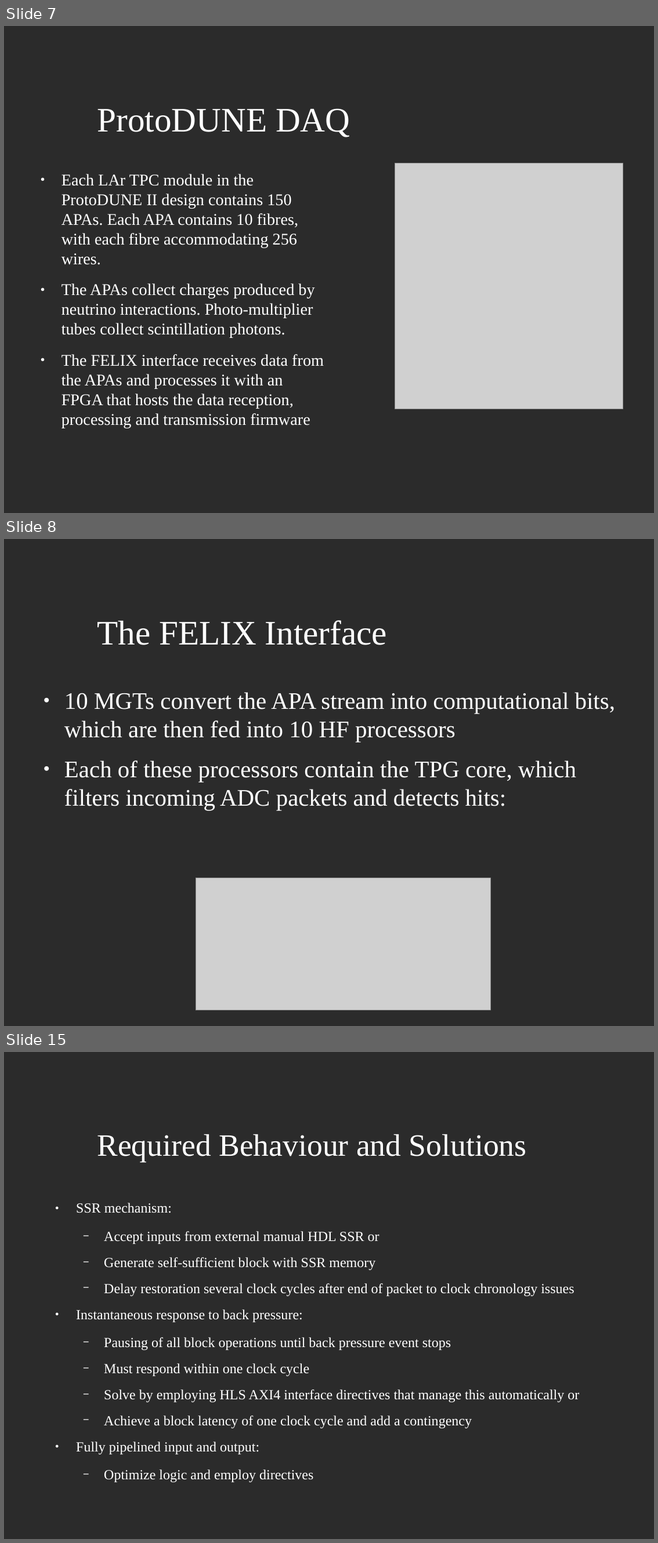
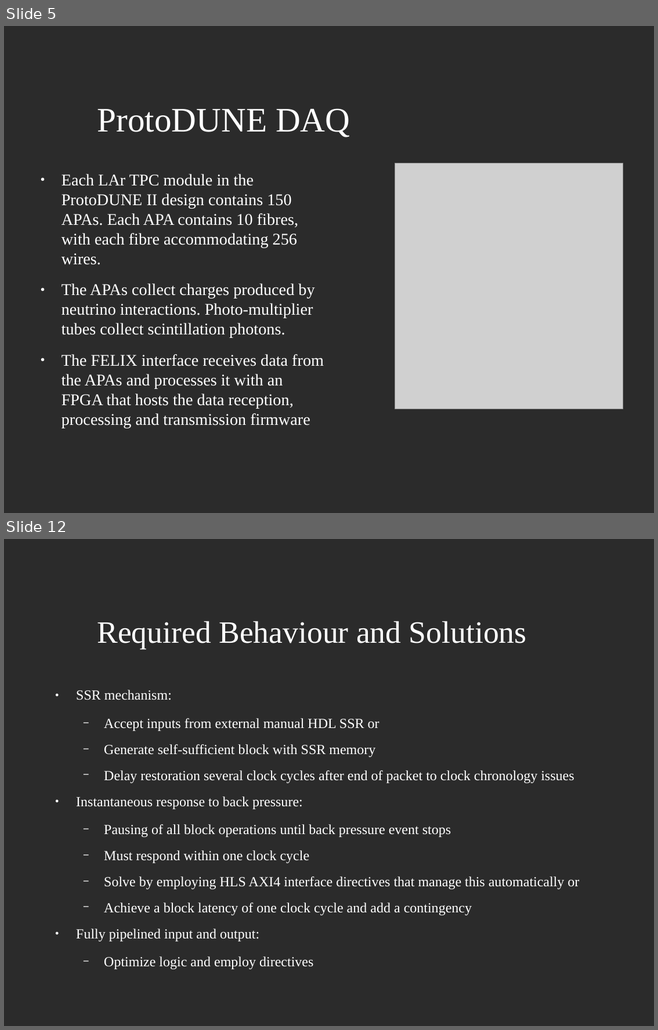
Before and after one commit to JoshCodesPhysics/dune_project, a slide deck: dune_notes/dune_pres/dune_project_pres.odp. Shown one above the other, each under a label of ours: slides 7, 8 and 15 before the commit, slides 5 and 12 after it; the slides between them are not shown. The pictures are 658x1543 and 658x1030 pixels, drawn with LibreOffice and Linux fonts; fonts in the diff are those of the drawing; grey boxes stand for pictures; background and template pictures are left out; a plain dark background stands for a picture behind light text. Boxes give left, top, right and bottom in pixels: in the first picture for what was removed or moved away, otherwise in the second. Text is boxed around its words. In the diff, an @@ line names an element or a change of style, - is before the commit and + after.

```diff
--- a/dune_notes/dune_pres/dune_project_pres.odp
+++ b/dune_notes/dune_pres/dune_project_pres.odp
@@ slide 8 removed at (4,539,654,1026), background picture (left out) @@
@@ title removed at (97,620,387,645) @@
-The FELIX Interface
@@ text removed at (64,692,615,810) @@
-● 10 MGTs convert the APA stream into computational bits, which are then fed into 10 HF processors
-● Each of these processors contain the TPG core, which filters incoming ADC packets and detects hits:
@@ picture removed at (195,878,490,1011) @@
@@ what was slide 7 is now slide 5 @@
@@ what was slide 15 is now slide 12 @@
```
Also in this commit, not shown: 4 slides changed, 3 slides added, 5 other slides removed, 1 other file.
